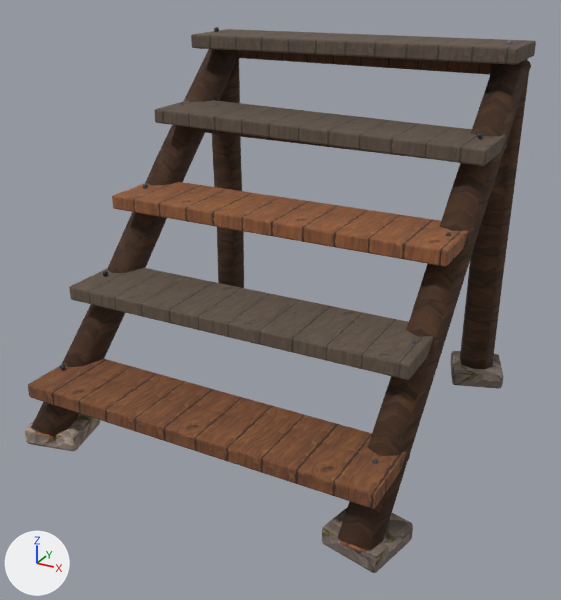
The glTF model assets/models/build/stairs__plank_root.glb: old version first, new version second.
One viewpoint serves both versions: a 50 mm camera at (1.89, -3.46, 2.4) aimed at (0.05, -0.1, 0.72). The axes (+X, +Y, +Z) are drawn at lower left. The lights are the same throughout. The picture after the commit comes second. Vertices at exactly the same position are counted once.

Names of what the first picture shows: 'model'.
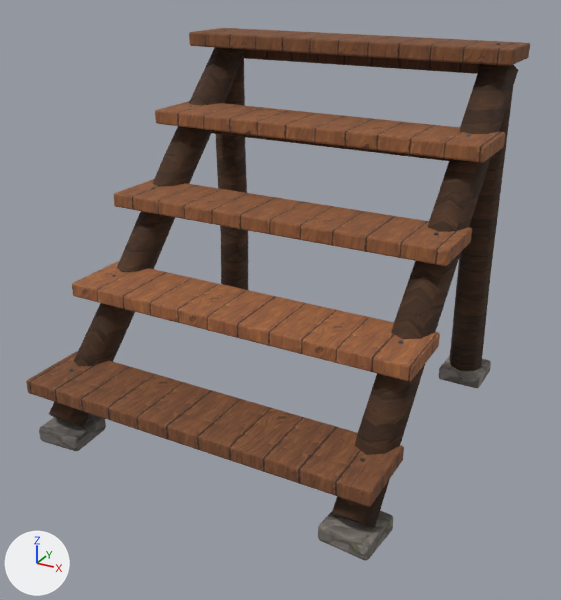
Boxes (x1, y1, x2, y2) around the edits, measured in the pictures (561 x 600 px; the box of a moved part takes in the faces that stretch with it):
'model', reshaped: before (25, 27, 536, 573); after (26, 28, 530, 561)
part 1 of me_cube_013, moved or reshaped: before (31, 49, 240, 437); after (49, 47, 244, 427)
part 2 of me_cube_013, moved or reshaped: before (212, 49, 244, 288); after (332, 64, 518, 528)
part 3 of me_cube_013, moved or reshaped: before (322, 508, 413, 573); after (318, 510, 393, 561)
part 4 of me_cube_013, moved or reshaped: before (25, 413, 100, 451); after (39, 414, 106, 451)
part 5 of me_cube_013, moved or reshaped: before (112, 182, 468, 267); after (26, 351, 404, 507)
part 6 of me_cube_013, moved or reshaped: before (191, 29, 536, 65); after (189, 28, 530, 66)
part 7 of me_cube_013, moved or reshaped: before (69, 268, 433, 380); after (72, 261, 440, 382)
part 8 of me_cube_013, moved or reshaped: before (477, 132, 483, 139); after (465, 134, 471, 137)
part 9 of me_cube_013, moved or reshaped: before (154, 100, 507, 166); after (114, 179, 472, 266)
part 10 of me_cube_013, moved or reshaped: before (28, 358, 410, 509); after (155, 101, 505, 163)
part 11 of me_cube_013, rebuilt: before (460, 62, 530, 370); after (449, 64, 516, 371)
part 12 of me_cube_013, added (brown): after (214, 49, 248, 290)
part 13 of me_cube_013, deleted (mostly hidden): before (35, 430, 367, 553)
part 14 of me_cube_013, moved or reshaped: before (450, 351, 503, 389); after (439, 355, 491, 388)
part 15 of me_cube_013, deleted (brown): before (337, 59, 531, 550)

Edits to the bpy script that builds the scene:
```text
Change me_cube_013:
    remove me_cube_013.from_pydata(...)  # 1380 vertices, 2616 faces; spans x -1.08..1.08, y -1.03..1.06, z -0.02..2.01
    add me_cube_013.from_pydata(...)  # 1252 vertices, 2392 faces; spans x -0.98..0.98, y -0.99..0.99, z 0.0..2.0
    me_cube_013 part 1: the loose piece of 32 vertices spanning x -1.01..-0.8, y -1.03..0.99, z -0.02..1.95 is scaled about its middle by (1, 0.926, 0.956), then moved by (0.06, 0.01, 0.02)
    me_cube_013 part 2: the loose piece of 32 vertices spanning x -1.01..-0.79, y 0.77..0.99, z 0.0..1.9 is multiplied about its middle by the matrix ((0.0, 1.0, 0.0), (-0.707, 0.0, 0.916), (0.707, 0.0, 0.916)), then moved by (1.74, -0.89, 0.04)
    me_cube_013 part 3: the loose piece of 56 vertices spanning x 0.72..1.08, y -1.03..-0.67, z 0.0..0.1 is turned 7.6 degrees about the z axis through its middle and scaled by 0.857, then moved by (-0.06, 0.01, 0.0), in mat_greystone_c (picture img_greystone_c)
    me_cube_013 part 4: the loose piece of 56 vertices spanning x -1.08..-0.72, y -1.03..-0.67, z 0.0..0.1 is turned -9.7 degrees about the z axis through its middle and scaled by 0.857, then moved by (0.06, 0.01, 0.0), in mat_greystone_a (picture img_greystone_a)
    me_cube_013 part 5: the loose piece of 56 vertices spanning x -0.98..0.96, y -0.21..0.21, z 1.1..1.2 is scaled about its middle by (1, 0.922, 0.983), then moved by (0.0, -0.8, -0.8), in mat_wood_b (picture img_wood_b)
    me_cube_013 part 6: the loose piece of 56 vertices spanning x -0.95..0.99, y 0.59..1.01, z 1.9..2.0 is multiplied about its middle by the matrix ((1.0, 0.0, 0.01), (0.0, 0.922, 0.004), (-0.01, -0.004, 1.0)), then moved by (-0.03, 0.0, 0.0), in mat_wood_b (picture img_wood_b)
    me_cube_013 part 7: the loose piece of 56 vertices spanning x -0.98..0.96, y -0.61..-0.19, z 0.7..0.8 is multiplied about its middle by the matrix ((1.0, 0.0, 0.015), (0.0, 0.922, 0.0), (-0.015, 0.0, 1.0)), in mat_wood_c (picture img_wood_c)
    me_cube_013 part 8: the loose piece of 34 vertices spanning x 0.88..0.92, y 0.38..0.42, z 1.58..1.61 is moved by (-0.06, 0.0, -0.01), in mat_iron_c (picture img_iron_c)
    me_cube_013 part 9: the loose piece of 56 vertices spanning x -0.95..0.99, y 0.19..0.61, z 1.49..1.61 is multiplied about its middle by the matrix ((1.0, 0.0, -0.013), (0.0, 0.922, 0.015), (0.013, -0.016, 1.0)), then moved by (-0.03, -0.4, -0.4), in mat_wood_a (picture img_wood_a)
    me_cube_013 part 10: the loose piece of 56 vertices spanning x -0.95..0.99, y -1.01..-0.59, z 0.3..0.4 is multiplied about its middle by the matrix ((1.0, 0.0, 0.015), (0.0, 0.922, -0.013), (-0.015, 0.013, 1.0)), then moved by (-0.01, 1.2, 1.2), in mat_wood_a (picture img_wood_a)
    me_cube_013 part 11: the loose piece of 32 vertices spanning x 0.79..1.0, y 0.78..0.99, z 0.0..1.9 is rebuilt with 32 vertices and now spans x 0.74..0.94, y 0.72..0.95, z 0.09..1.88, in mat_bark_a (picture img_bark_a)
    me_cube_013 part 12: a new loose piece of 32 vertices spanning x -0.94..-0.74, y 0.73..0.95, z 0.09..1.88, in mat_bark_c (picture img_bark_c)
    me_cube_013 part 13: 8 loose pieces with 128 vertices, spanning x -0.98..0.98, y -1.03..0.99, z -0.02..1.95, are deleted
    me_cube_013 part 14: 2 vertices moved within x 0.73, y 0.97, z 0.01..0.09; 50 vertices removed from x 0.72..1.08, y 0.7..1.06, z 0.0..0.1; 50 vertices added at x 0.71..0.97, y 0.71..0.97, z 0.0..0.09
    me_cube_013 part 15: 32 vertices removed from x 0.8..1.0, y -1.03..0.99, z -0.01..1.95
    other edits to the shape of me_cube_013 do not show in these pictures
    remove me_cube_013.materials.append(mat_stone_a)  # picture img_stone_a
    remove me_cube_013.materials.append(mat_stone_c)  # picture img_stone_c
    remove me_cube_013.materials.append(mat_stone_b)  # picture img_stone_b
    remove me_cube_013.materials.append(mat_greywood_b)  # picture img_greywood_b
    add me_cube_013.materials.append(mat_greystone_c)  # picture img_greystone_c
    add me_cube_013.materials.append(mat_greystone_a)  # picture img_greystone_a
```
